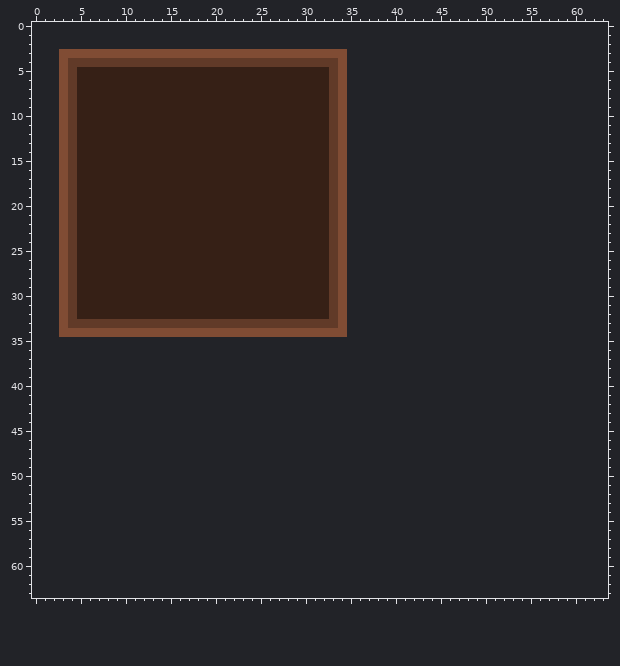
Edited in one commit: pixel-art file (ProjectDonut/Content/Sprites/UI/Items/empty-slot.aseprite). That is the earlier state.
32x32 pixels, 1 frame. The old version is drawn lined up with the new one, on the new canvas.
After:
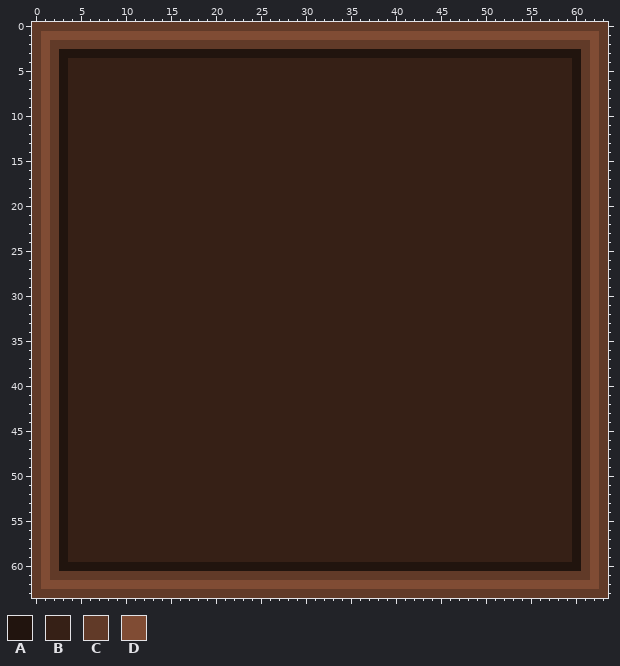
Palette (. is transparent): A #21140e  B #362016  C #613a28  D #804c34
Edits made:
canvas 32x32 -> 64x64, the old top-left corner now at 3,3
y 0: x 0..63 ................................................................ -> CCCCCCCCCCCCCCCCCCCCCCCCCCCCCCCCCCCCCCCCCCCCCCCCCCCCCCCCCCCCCCCC
y 1: x 0..63 ................................................................ -> CDDDDDDDDDDDDDDDDDDDDDDDDDDDDDDDDDDDDDDDDDDDDDDDDDDDDDDDDDDDDDDC
y 2: x 0..63 ................................................................ -> CDCCCCCCCCCCCCCCCCCCCCCCCCCCCCCCCCCCCCCCCCCCCCCCCCCCCCCCCCCCCCDC
y 3: x 0..63 ...DDDDDDDDDDDDDDDDDDDDDDDDDDDDDDDD............................. -> CDCAAAAAAAAAAAAAAAAAAAAAAAAAAAAAAAAAAAAAAAAAAAAAAAAAAAAAAAAAACDC
y 4: x 0..63 ...DCCCCCCCCCCCCCCCCCCCCCCCCCCCCCCD............................. -> CDCABBBBBBBBBBBBBBBBBBBBBBBBBBBBBBBBBBBBBBBBBBBBBBBBBBBBBBBBACDC
y 5..32: x 0..4 ...DC -> CDCAB; x 33..63 CD............................. -> BBBBBBBBBBBBBBBBBBBBBBBBBBBACDC
y 33: x 0..63 ...DCCCCCCCCCCCCCCCCCCCCCCCCCCCCCCD............................. -> CDCABBBBBBBBBBBBBBBBBBBBBBBBBBBBBBBBBBBBBBBBBBBBBBBBBBBBBBBBACDC
y 34: x 0..63 ...DDDDDDDDDDDDDDDDDDDDDDDDDDDDDDDD............................. -> CDCABBBBBBBBBBBBBBBBBBBBBBBBBBBBBBBBBBBBBBBBBBBBBBBBBBBBBBBBACDC
y 35..59: x 0..63 ................................................................ -> CDCABBBBBBBBBBBBBBBBBBBBBBBBBBBBBBBBBBBBBBBBBBBBBBBBBBBBBBBBACDC
y 60: x 0..63 ................................................................ -> CDCAAAAAAAAAAAAAAAAAAAAAAAAAAAAAAAAAAAAAAAAAAAAAAAAAAAAAAAAAACDC
y 61: x 0..63 ................................................................ -> CDCCCCCCCCCCCCCCCCCCCCCCCCCCCCCCCCCCCCCCCCCCCCCCCCCCCCCCCCCCCCDC
y 62: x 0..63 ................................................................ -> CDDDDDDDDDDDDDDDDDDDDDDDDDDDDDDDDDDDDDDDDDDDDDDDDDDDDDDDDDDDDDDC
y 63: x 0..63 ................................................................ -> CCCCCCCCCCCCCCCCCCCCCCCCCCCCCCCCCCCCCCCCCCCCCCCCCCCCCCCCCCCCCCCC
Pixel boxes of the changes (left, top, right, bottom) in both pictures:
changed: (32, 22, 608, 598)
